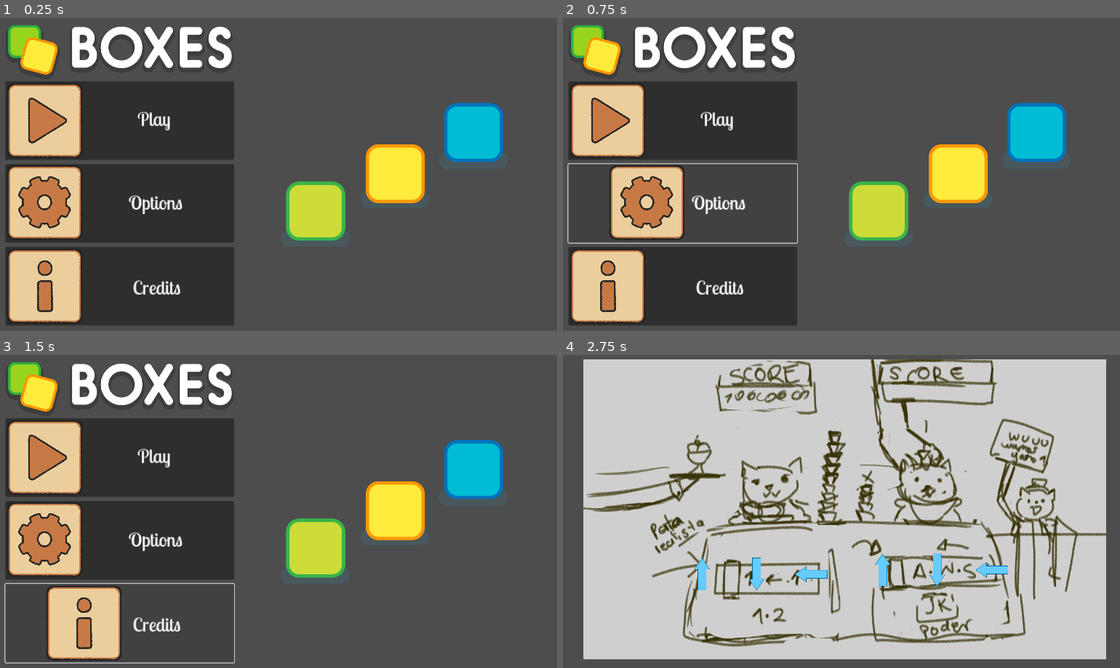
Above: before the commit, frames 1-4 (two rows, left to right).
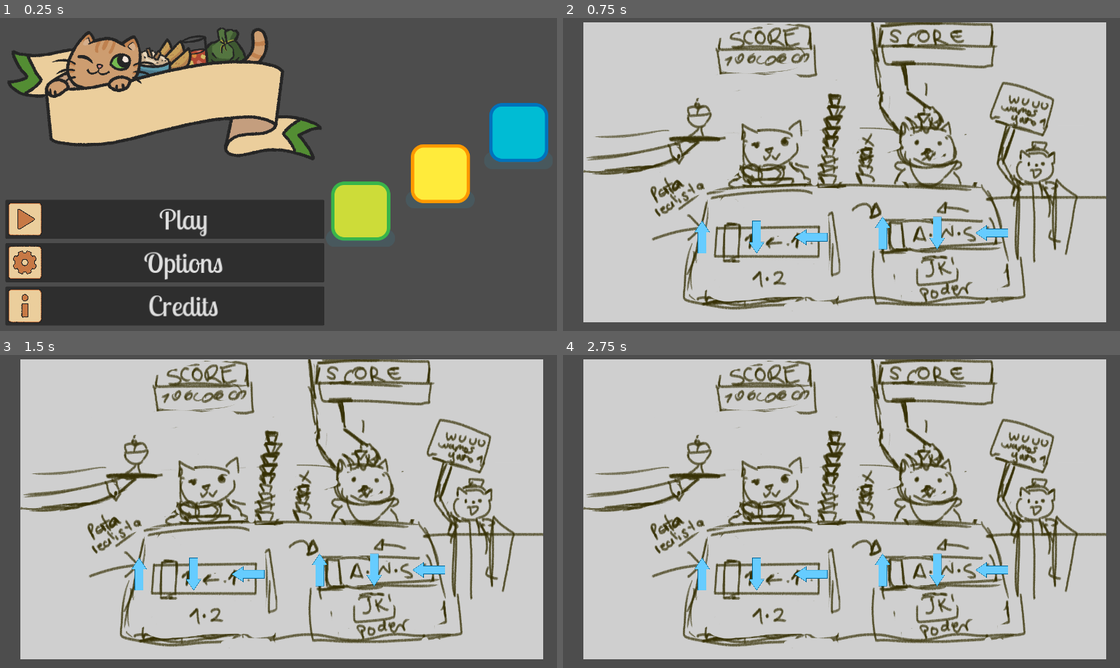
Above: after the commit, the same moments.

Repository: soetgdeznsgk/GGJ24---Fat-Cat-Fest
Game: Godot game, scene res://Escenas/Menus/menu_principal.tscn
Two runs of this game, one before a commit and one after it. Both use one fixed random seed, a clock stepped at 60 frames per second and the inputs below.
Inputs (mouse positions are in pixels of both pictures, inside the frame that each line leads up to):
- Up to frame 1 (0.25 s): no input
- Up to frame 2 (0.75 s): click "Options" at 0.5 s
- Up to frame 3 (1.5 s): click (116, 624) at 1.25 s, where only the run before the commit has a clickable "Credits"
- Up to frame 4 (2.75 s): click (679, 458) at 2 s, where only the run before the commit has a clickable "Play"

The runs differ from the first frame. In frame 1, 44% of the frame differs, in the area x 1-99%, y 2-99%; in frame 2, 90%, in the area x 0-98%, y 1-99%; in frame 3, 90%; in frame 4, nothing differs.

Commit message:
añadir logo a boton, quitar imagen; logo full aparte

Diff:
--- a/Escenas/Menus/Buttons/Button.gd
+++ b/Escenas/Menus/Buttons/Button.gd
@@ -1,24 +1,4 @@
 extends Button
 var isHighlighted := false
-@onready var tween : Tween
-@onready var basePosition = $TextureRect.position
 var dist := 100.0
 var tiempo := 0.2
-
-func _on_mouse_entered():
-	if !isHighlighted:
-		tween = get_tree().create_tween()
-		tween.tween_property($TextureRect, "position", basePosition + Vector2(dist, 0), tiempo)
-		await tween.finished
-		isHighlighted = true
-
-
-func _on_mouse_exited():
-	if $TextureRect.position != basePosition:
-		var invtween = get_tree().create_tween()
-		invtween.tween_property($TextureRect, "position", basePosition, tween.get_total_elapsed_time())
-		isHighlighted = false
-
-func _process(_delta): # ésto es para verificar que no se entró y salió del botón en el mismo frame
-	if isHighlighted:
-		_on_mouse_exited()
--- a/Escenas/Menus/menu_principal.gd
+++ b/Escenas/Menus/menu_principal.gd
@@ -1,9 +1,20 @@
 extends Control
+
+var bg_music := AudioStreamPlayer.new()
+
 
 
 # Called when the node enters the scene tree for the first time.
 func _ready():
-	pass # Replace with function body.
+	bg_music.stream = load("res://Escenas/Menus/Musik/Warped-Alien-Band_Looping.mp3")
+	bg_music.autoplay = true
+	add_child(bg_music)
+
+#AÑADIR ESTO A CREDITOS EPIC MUSICA
+
+#"Warped Alien Band"
+#by Eric Matyas
+#www.soundimage.org
 
 
 # Called every frame. 'delta' is the elapsed time since the previous frame.
--- a/Escenas/Menus/menu_principal.tscn
+++ b/Escenas/Menus/menu_principal.tscn
@@ -1,13 +1,16 @@
-[gd_scene load_steps=9 format=3 uid="uid://wibtjjyhafg4"]
+[gd_scene load_steps=10 format=3 uid="uid://wibtjjyhafg4"]
 
-[ext_resource type="Texture2D" uid="uid://c227a36smrurt" path="res://Escenas/Menus/Placeholders/title.png" id="1_2cr15"]
 [ext_resource type="Script" path="res://Escenas/Menus/menu_principal.gd" id="1_vn785"]
+[ext_resource type="Texture2D" uid="uid://d2skq3dyio1rp" path="res://Escenas/Menus/Imgs/FatCatFestLogo.png" id="2_ijal2"]
 [ext_resource type="FontFile" uid="uid://cs81puvnc10pp" path="res://Escenas/Menus/Fonts/LobsterTwo-Regular.ttf" id="3_lanbx"]
 [ext_resource type="Texture2D" uid="uid://x886cltnkwtt" path="res://Escenas/Menus/Buttons/PlayButton.png" id="3_lrni4"]
 [ext_resource type="Texture2D" uid="uid://dxkx5w2qurkf3" path="res://Escenas/Menus/Buttons/OptionsButton.png" id="4_jvwwr"]
 [ext_resource type="Texture2D" uid="uid://c7ru10qr3mnrv" path="res://Escenas/Menus/Buttons/InfoButton.png" id="5_kukgg"]
 [ext_resource type="Texture2D" uid="uid://2w4i8bs40b7c" path="res://Escenas/Menus/Placeholders/characters.png" id="5_msp6e"]
 [ext_resource type="Script" path="res://Escenas/Menus/Buttons/Button.gd" id="7_wf0f2"]
+
+[sub_resource type="StyleBoxFlat" id="StyleBoxFlat_71wjp"]
+content_margin_left = 100.0
 
 [node name="Control" type="Control"]
 layout_mode = 3
@@ -33,115 +36,60 @@
 metadata/_edit_lock_ = true
 
 [node name="HBoxContainer" type="HBoxContainer" parent="MenuPrincipal"]
+clip_contents = true
 layout_mode = 2
 
 [node name="VBoxContainer" type="VBoxContainer" parent="MenuPrincipal/HBoxContainer"]
 layout_mode = 2
+size_flags_horizontal = 3
+size_flags_stretch_ratio = 2.0
 
 [node name="Logo" type="TextureRect" parent="MenuPrincipal/HBoxContainer/VBoxContainer"]
 layout_mode = 2
-texture = ExtResource("1_2cr15")
+size_flags_vertical = 3
+texture = ExtResource("2_ijal2")
+expand_mode = 1
+stretch_mode = 4
 
-[node name="HBoxContainer" type="HBoxContainer" parent="MenuPrincipal/HBoxContainer/VBoxContainer"]
-layout_mode = 2
-size_flags_vertical = 3
-
-[node name="VBoxContainer" type="VBoxContainer" parent="MenuPrincipal/HBoxContainer/VBoxContainer/HBoxContainer"]
+[node name="VBoxContainer" type="VBoxContainer" parent="MenuPrincipal/HBoxContainer/VBoxContainer"]
 layout_mode = 2
 size_flags_horizontal = 3
+size_flags_stretch_ratio = 0.59
 theme_override_constants/separation = 10
-alignment = 1
+alignment = 2
 
-[node name="PlayButton" type="Button" parent="MenuPrincipal/HBoxContainer/VBoxContainer/HBoxContainer/VBoxContainer"]
+[node name="PlayButton" type="Button" parent="MenuPrincipal/HBoxContainer/VBoxContainer/VBoxContainer"]
 layout_mode = 2
 size_flags_vertical = 3
 theme_override_fonts/font = ExtResource("3_lanbx")
-theme_override_font_sizes/font_size = 0
+theme_override_font_sizes/font_size = 66
+theme_override_styles/hover = SubResource("StyleBoxFlat_71wjp")
+text = "Play"
+icon = ExtResource("3_lrni4")
+expand_icon = true
 script = ExtResource("7_wf0f2")
 
-[node name="TextureRect" type="TextureRect" parent="MenuPrincipal/HBoxContainer/VBoxContainer/HBoxContainer/VBoxContainer/PlayButton"]
-layout_mode = 0
-offset_right = 186.0
-offset_bottom = 186.0
-texture = ExtResource("3_lrni4")
-expand_mode = 1
-stretch_mode = 4
-
-[node name="RichTextLabel" type="RichTextLabel" parent="MenuPrincipal/HBoxContainer/VBoxContainer/HBoxContainer/VBoxContainer/PlayButton"]
-layout_mode = 0
-offset_left = 310.0
-offset_top = 60.0
-offset_right = 389.0
-offset_bottom = 117.0
-theme_override_fonts/normal_font = ExtResource("3_lanbx")
-theme_override_font_sizes/normal_font_size = 45
-text = "Play"
-fit_content = true
-
-[node name="OptionButton" type="Button" parent="MenuPrincipal/HBoxContainer/VBoxContainer/HBoxContainer/VBoxContainer"]
+[node name="PlayButton2" type="Button" parent="MenuPrincipal/HBoxContainer/VBoxContainer/VBoxContainer"]
 layout_mode = 2
 size_flags_vertical = 3
-theme_override_font_sizes/font_size = 0
-text = "
-
-
-
-
-
-"
+theme_override_fonts/font = ExtResource("3_lanbx")
+theme_override_font_sizes/font_size = 66
+theme_override_styles/hover = SubResource("StyleBoxFlat_71wjp")
+text = "Options"
+icon = ExtResource("4_jvwwr")
+expand_icon = true
 script = ExtResource("7_wf0f2")
 
-[node name="TextureRect" type="TextureRect" parent="MenuPrincipal/HBoxContainer/VBoxContainer/HBoxContainer/VBoxContainer/OptionButton"]
-layout_mode = 0
-offset_top = -2.0
-offset_right = 186.0
-offset_bottom = 184.0
-texture = ExtResource("4_jvwwr")
-expand_mode = 1
-stretch_mode = 4
-
-[node name="RichTextLabel2" type="RichTextLabel" parent="MenuPrincipal/HBoxContainer/VBoxContainer/HBoxContainer/VBoxContainer/OptionButton"]
-layout_mode = 2
-offset_left = 289.0
-offset_top = 62.0
-offset_right = 419.0
-offset_bottom = 119.0
-theme_override_fonts/normal_font = ExtResource("3_lanbx")
-theme_override_font_sizes/normal_font_size = 45
-text = "Options
-"
-fit_content = true
-
-[node name="CreditsButton" type="Button" parent="MenuPrincipal/HBoxContainer/VBoxContainer/HBoxContainer/VBoxContainer"]
+[node name="PlayButton3" type="Button" parent="MenuPrincipal/HBoxContainer/VBoxContainer/VBoxContainer"]
 layout_mode = 2
 size_flags_vertical = 3
-text = "
-
-
-
-
-
-"
+theme_override_fonts/font = ExtResource("3_lanbx")
+theme_override_font_sizes/font_size = 66
+theme_override_styles/hover = SubResource("StyleBoxFlat_71wjp")
+text = "Credits"
+icon = ExtResource("5_kukgg")
+expand_icon = true
 script = ExtResource("7_wf0f2")
-
-[node name="TextureRect" type="TextureRect" parent="MenuPrincipal/HBoxContainer/VBoxContainer/HBoxContainer/VBoxContainer/CreditsButton"]
-layout_mode = 0
-offset_right = 186.0
-offset_bottom = 186.0
-texture = ExtResource("5_kukgg")
-expand_mode = 1
-stretch_mode = 4
-
-[node name="RichTextLabel2" type="RichTextLabel" parent="MenuPrincipal/HBoxContainer/VBoxContainer/HBoxContainer/VBoxContainer/CreditsButton"]
-layout_mode = 0
-offset_left = 299.0
-offset_top = 67.0
-offset_right = 414.0
-offset_bottom = 124.0
-theme_override_fonts/normal_font = ExtResource("3_lanbx")
-theme_override_font_sizes/normal_font_size = 45
-text = "Credits"
-fit_content = true
 
 [node name="CenterContainer" type="CenterContainer" parent="MenuPrincipal/HBoxContainer"]
 layout_mode = 2
@@ -151,12 +99,12 @@
 layout_mode = 2
 texture = ExtResource("5_msp6e")
 
-[connection signal="mouse_entered" from="MenuPrincipal/HBoxContainer/VBoxContainer/HBoxContainer/VBoxContainer/PlayButton" to="MenuPrincipal/HBoxContainer/VBoxContainer/HBoxContainer/VBoxContainer/PlayButton" method="_on_mouse_entered"]
-[connection signal="mouse_exited" from="MenuPrincipal/HBoxContainer/VBoxContainer/HBoxContainer/VBoxContainer/PlayButton" to="MenuPrincipal/HBoxContainer/VBoxContainer/HBoxContainer/VBoxContainer/PlayButton" method="_on_mouse_exited"]
-[connection signal="pressed" from="MenuPrincipal/HBoxContainer/VBoxContainer/HBoxContainer/VBoxContainer/PlayButton" to="." method="_on_play_button_pressed"]
-[connection signal="mouse_entered" from="MenuPrincipal/HBoxContainer/VBoxContainer/HBoxContainer/VBoxContainer/OptionButton" to="MenuPrincipal/HBoxContainer/VBoxContainer/HBoxContainer/VBoxContainer/OptionButton" method="_on_mouse_entered"]
-[connection signal="mouse_exited" from="MenuPrincipal/HBoxContainer/VBoxContainer/HBoxContainer/VBoxContainer/OptionButton" to="MenuPrincipal/HBoxContainer/VBoxContainer/HBoxContainer/VBoxContainer/OptionButton" method="_on_mouse_exited"]
-[connection signal="pressed" from="MenuPrincipal/HBoxContainer/VBoxContainer/HBoxContainer/VBoxContainer/OptionButton" to="." method="_on_option_button_pressed"]
-[connection signal="mouse_entered" from="MenuPrincipal/HBoxContainer/VBoxContainer/HBoxContainer/VBoxContainer/CreditsButton" to="MenuPrincipal/HBoxContainer/VBoxContainer/HBoxContainer/VBoxContainer/CreditsButton" method="_on_mouse_entered"]
-[connection signal="mouse_exited" from="MenuPrincipal/HBoxContainer/VBoxContainer/HBoxContainer/VBoxContainer/CreditsButton" to="MenuPrincipal/HBoxContainer/VBoxContainer/HBoxContainer/VBoxContainer/CreditsButton" method="_on_mouse_exited"]
-[connection signal="pressed" from="MenuPrincipal/HBoxContainer/VBoxContainer/HBoxContainer/VBoxContainer/CreditsButton" to="." method="_on_credits_button_pressed"]
+[connection signal="mouse_entered" from="MenuPrincipal/HBoxContainer/VBoxContainer/VBoxContainer/PlayButton" to="MenuPrincipal/HBoxContainer/VBoxContainer/VBoxContainer/PlayButton" method="_on_mouse_entered"]
+[connection signal="mouse_exited" from="MenuPrincipal/HBoxContainer/VBoxContainer/VBoxContainer/PlayButton" to="MenuPrincipal/HBoxContainer/VBoxContainer/VBoxContainer/PlayButton" method="_on_mouse_exited"]
+[connection signal="pressed" from="MenuPrincipal/HBoxContainer/VBoxContainer/VBoxContainer/PlayButton" to="." method="_on_play_button_pressed"]
+[connection signal="mouse_entered" from="MenuPrincipal/HBoxContainer/VBoxContainer/VBoxContainer/PlayButton2" to="MenuPrincipal/HBoxContainer/VBoxContainer/VBoxContainer/PlayButton2" method="_on_mouse_entered"]
+[connection signal="mouse_exited" from="MenuPrincipal/HBoxContainer/VBoxContainer/VBoxContainer/PlayButton2" to="MenuPrincipal/HBoxContainer/VBoxContainer/VBoxContainer/PlayButton2" method="_on_mouse_exited"]
+[connection signal="pressed" from="MenuPrincipal/HBoxContainer/VBoxContainer/VBoxContainer/PlayButton2" to="." method="_on_play_button_pressed"]
+[connection signal="mouse_entered" from="MenuPrincipal/HBoxContainer/VBoxContainer/VBoxContainer/PlayButton3" to="MenuPrincipal/HBoxContainer/VBoxContainer/VBoxContainer/PlayButton3" method="_on_mouse_entered"]
+[connection signal="mouse_exited" from="MenuPrincipal/HBoxContainer/VBoxContainer/VBoxContainer/PlayButton3" to="MenuPrincipal/HBoxContainer/VBoxContainer/VBoxContainer/PlayButton3" method="_on_mouse_exited"]
+[connection signal="pressed" from="MenuPrincipal/HBoxContainer/VBoxContainer/VBoxContainer/PlayButton3" to="." method="_on_play_button_pressed"]
Binary file added: Escenas/Menus/Imgs/FatCatFestLogo.png
Not shown, added: Escenas/Menus/Imgs/FatCatFestLogo.png.import
Not shown, added: Escenas/Menus/Musik/Warped-Alien-Band_Looping.mp3.import
Not shown, added: Escenas/Menus/Musik/Warped-Alien-Band_Looping.mp3
